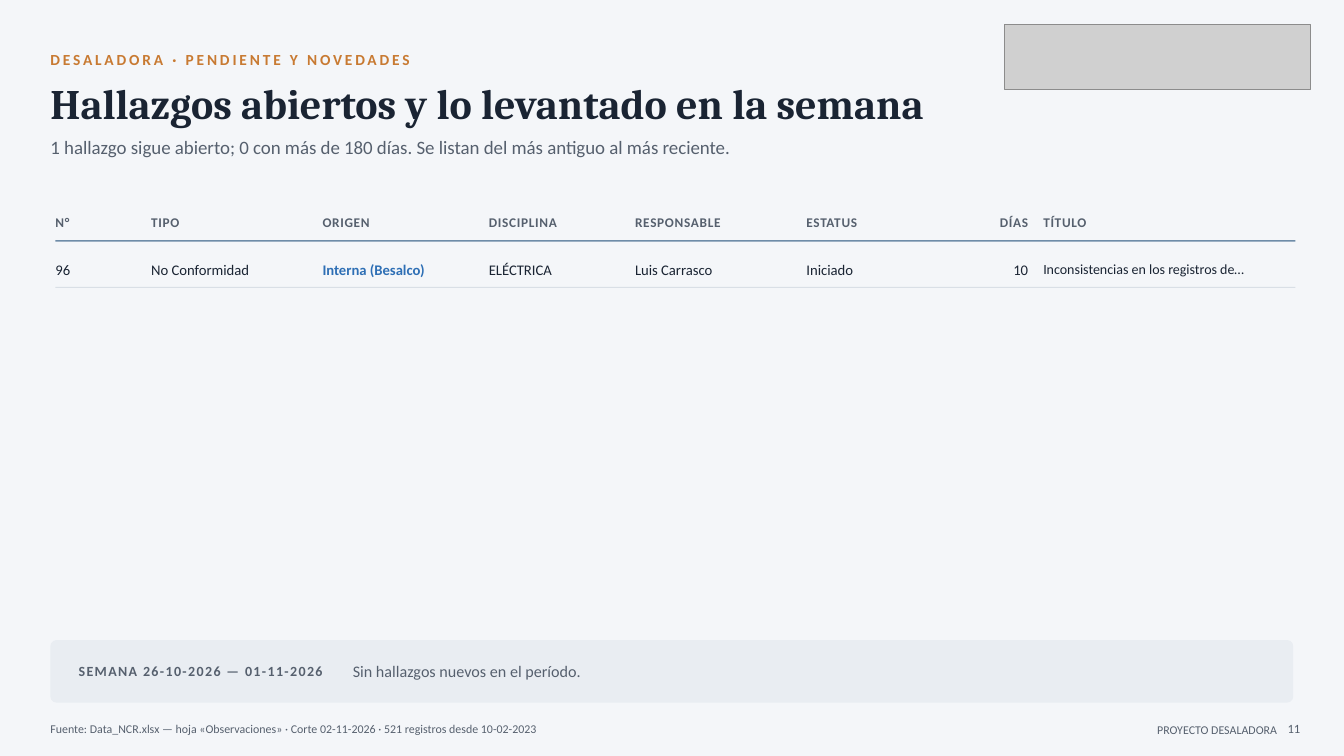
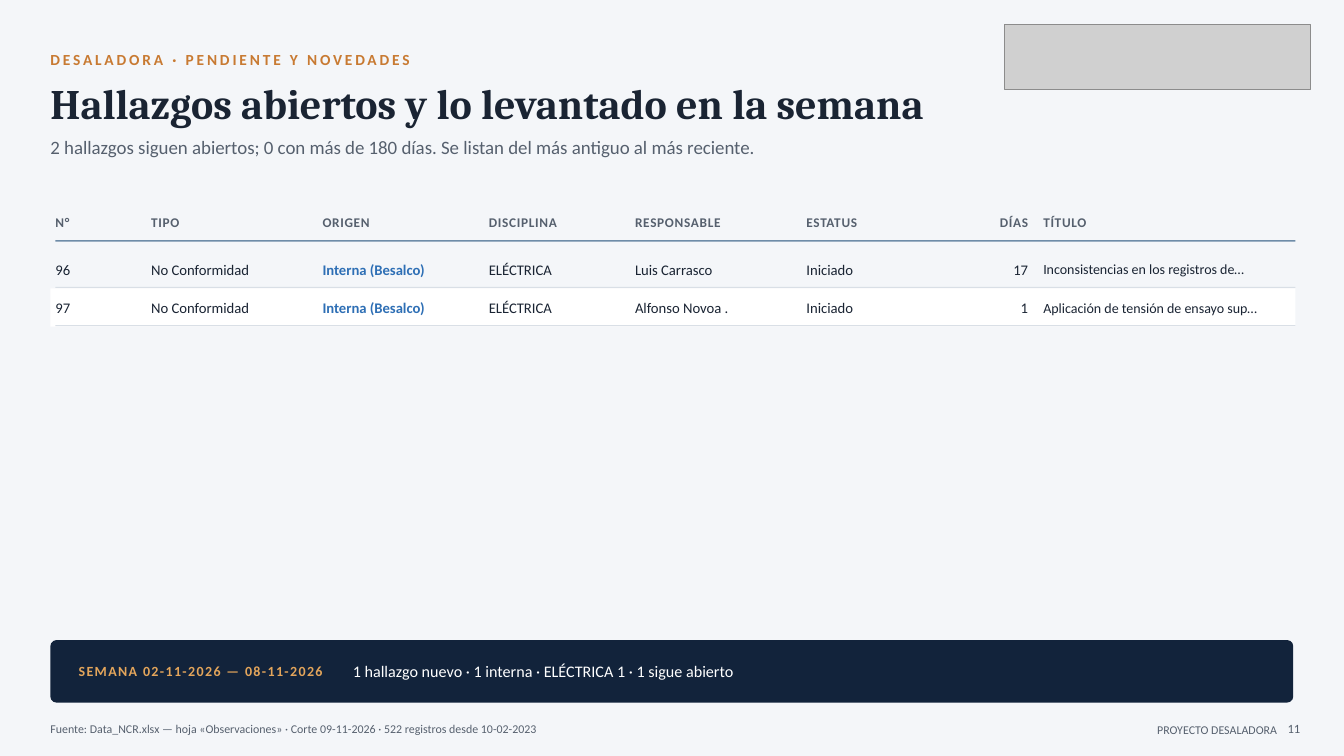
Before and after one commit to tdkvalex/Dashboard-HSEQ, a slide deck: slide 11 of modulo_nc/Panel_No_Conformidades.pptx. Drawn at 1344x756 pixels with LibreOffice and Linux fonts; fonts in the diff are those of the drawing; grey boxes stand for pictures. Boxes give left, top, right and bottom in pixels: in the first picture for what was removed or moved away, otherwise in the second. Text is boxed around its words. In the diff, an @@ line names an element or a change of style, - is before the commit and + after.

```diff
--- a/modulo_nc/Panel_No_Conformidades.pptx
+++ b/modulo_nc/Panel_No_Conformidades.pptx
@@ text at (x1=50, y1=141, x2=754, y2=157): text changed @@
-1 hallazgo sigue abierto; 0 con más de 180 días. Se listan del más antiguo al más reciente.
+2 hallazgos siguen abiertos; 0 con más de 180 días. Se listan del más antiguo al más reciente.
@@ text at (x1=1013, y1=265, x2=1028, y2=275): text changed @@
-10
+17
@@ rectangle added at (x1=50, y1=288, x2=1296, y2=327), fill #FFFFFF @@
@@ text added at (x1=55, y1=303, x2=70, y2=313), 10.5 pt, text #1A2433 @@
+97
@@ line added from (55, 326) to (1296, 326), #D9DFE6 0.75 pt @@
@@ text added at (x1=151, y1=302, x2=249, y2=313), 10.5 pt, text #1A2433 @@
+No Conformidad
@@ text added at (x1=323, y1=302, x2=425, y2=315), 10.5 pt, text #2E6FB5, bold @@
+Interna (Besalco)
@@ text added at (x1=489, y1=300, x2=552, y2=313), 10.5 pt, text #1A2433 @@
+ELÉCTRICA
@@ text added at (x1=635, y1=303, x2=721, y2=313), 10.5 pt, text #1A2433 @@
+Alfonso Novoa .
@@ text added at (x1=806, y1=302, x2=853, y2=313), 10.5 pt, text #1A2433 @@
+Iniciado
@@ text added at (x1=1021, y1=303, x2=1028, y2=313), 10.5 pt, text #1A2433 @@
+1
@@ text added at (x1=1043, y1=303, x2=1257, y2=316), 10 pt, text #1A2433 @@
+Aplicación de tensión de ensayo sup…
@@ rounded rectangle at (x1=50, y1=640, x2=1294, y2=703): fill #E9EDF2 to #12233B @@
@@ text at (x1=79, y1=666, x2=323, y2=676): text changed; text colour #56606E to #E3A55B @@
-SEMANA 26-10-2026 — 01-11-2026
+SEMANA 02-11-2026 — 08-11-2026
@@ text at (x1=353, y1=664, x2=733, y2=680): text changed; text colour #56606E to #FFFFFF @@
-Sin hallazgos nuevos en el período.
+1 hallazgo nuevo · 1 interna · ELÉCTRICA 1 · 1 sigue abierto
@@ text at (x1=50, y1=725, x2=537, y2=735): text changed @@
-Fuente: Data_NCR.xlsx — hoja «Observaciones» · Corte 02-11-2026 · 521 registros desde 10-02-2023
+Fuente: Data_NCR.xlsx — hoja «Observaciones» · Corte 09-11-2026 · 522 registros desde 10-02-2023
```
Also in this commit, not shown: 16 other slides changed, 3 other files.
